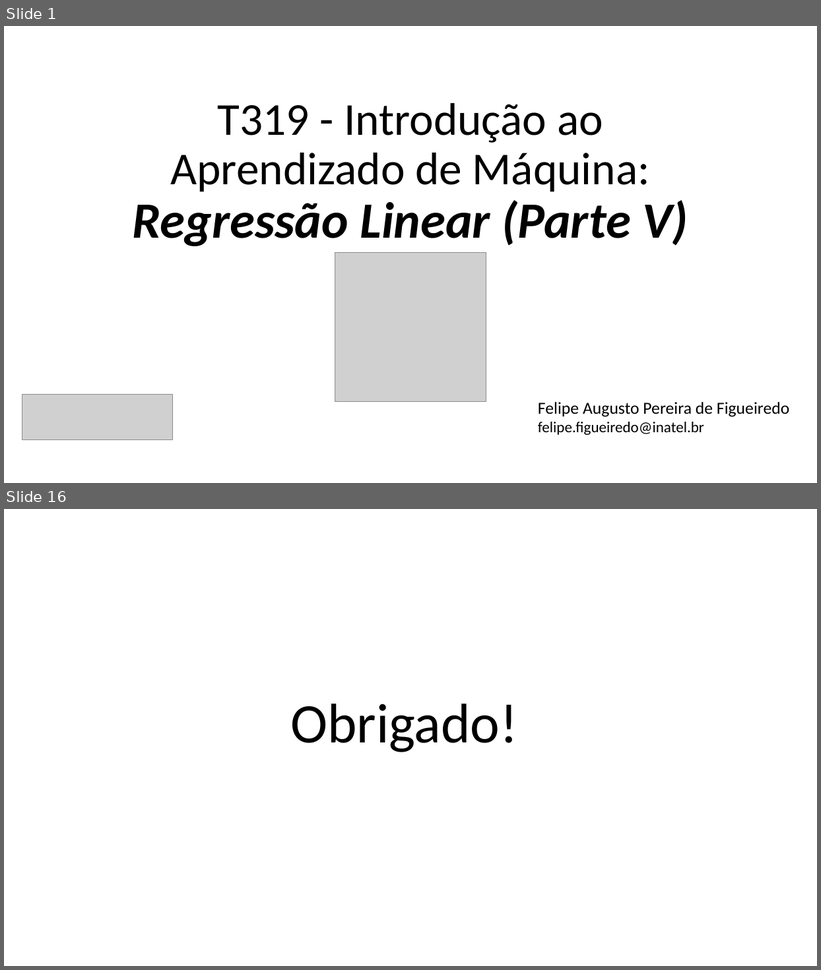
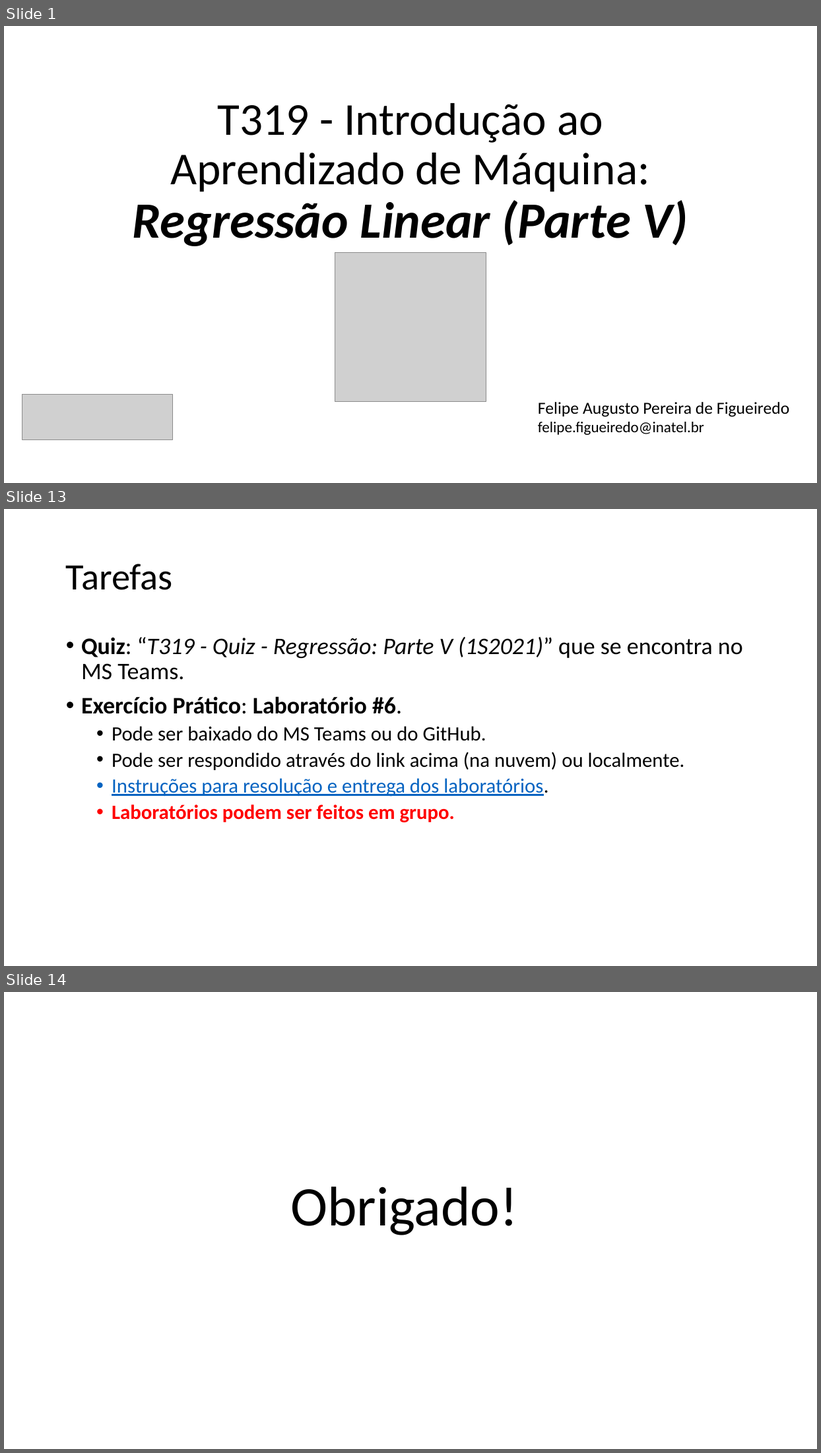
Before and after one commit to zz4fap/t319_aprendizado_de_maquina, a slide deck: slides/T319_Regressão_Linear (Parte V).pptx. Shown one above the other, each under a label of ours: slides 1 and 16 before the commit, slides 1, 13 and 14 after it; the slides between them are not shown. The pictures are 821x970 and 821x1453 pixels, drawn with LibreOffice and Linux fonts; fonts in the diff are those of the drawing; grey boxes stand for pictures. Boxes give left, top, right and bottom in pixels: in the first picture for what was removed or moved away, otherwise in the second. Text is boxed around its words. In the diff, an @@ line names an element or a change of style, - is before the commit and + after.

```diff
--- a/slides/T319_Regressão_Linear (Parte V).pptx
+++ b/slides/T319_Regressão_Linear (Parte V).pptx
@@ slide 13 added at box(4, 509, 817, 966), background #FFFFFF @@
@@ title added at box(66, 564, 173, 590), 44 pt, text #000000 @@
+Tarefas
@@ text added at box(81, 637, 743, 823), 24 pt, text #000000 @@
+• Quiz: “T319 - Quiz - Regressão: Parte V (1S2021)” que se encontra no MS Teams.
+• Exercício Prático: Laboratório #6.
+  • Pode ser baixado do MS Teams ou do GitHub.
+  • Pode ser respondido através do link acima (na nuvem) ou localmente.
+  • Instruções para resolução e entrega dos laboratórios.
+  • Laboratórios podem ser feitos em grupo.
@@ what was slide 16 is now slide 14 @@
```
Also in this commit, not shown: 6 slides changed, 6 other slides added, 8 slides removed, 8 other files.
